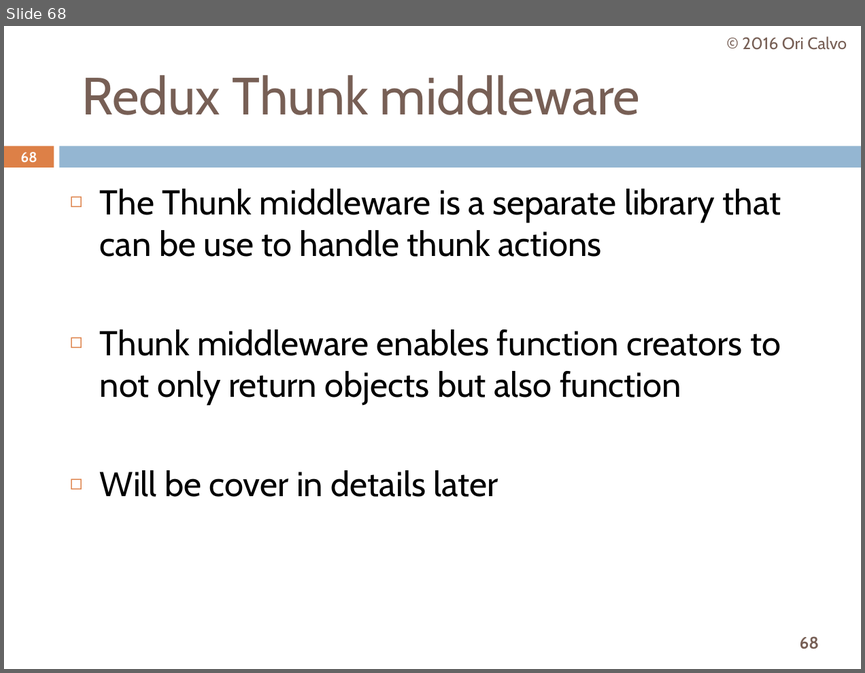
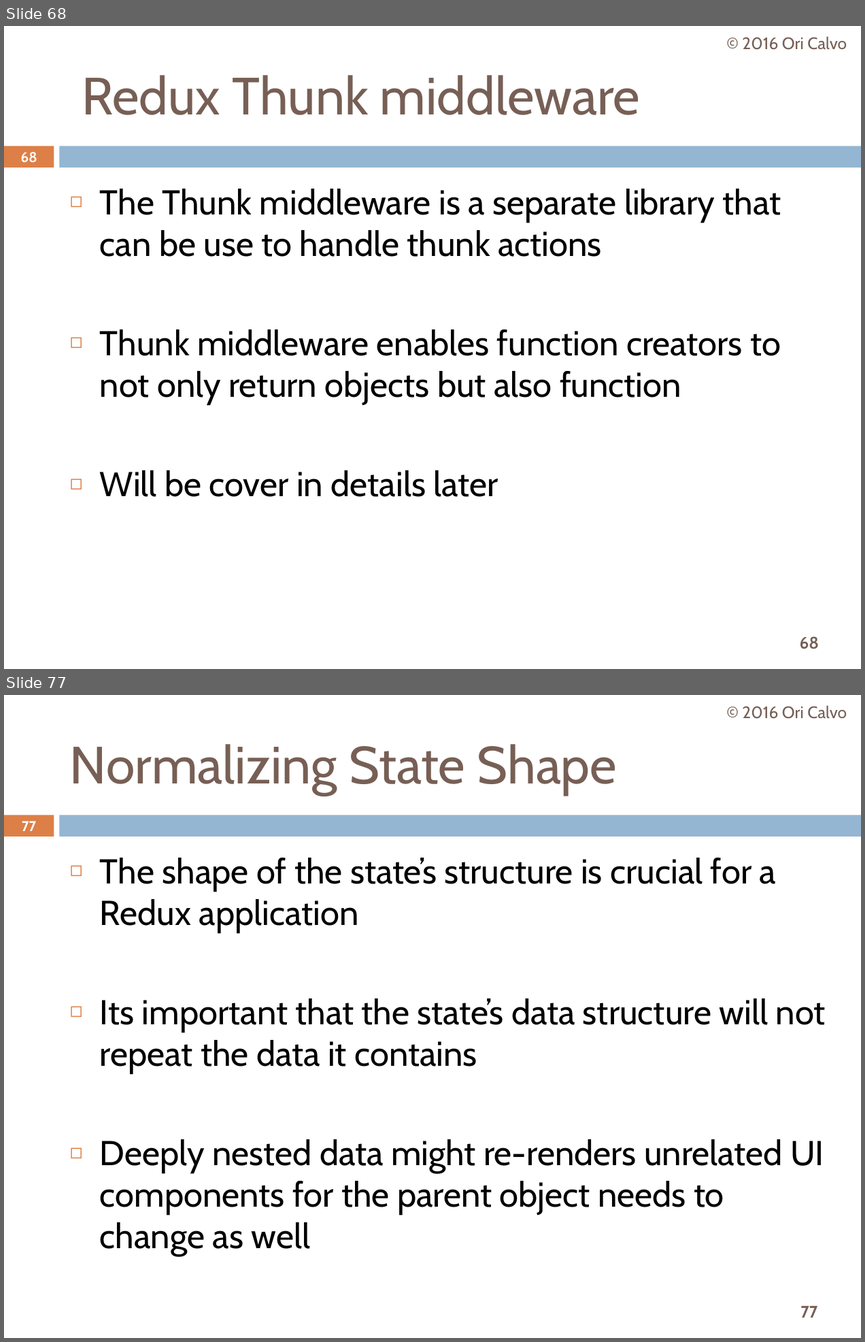
Before and after one commit to oricalvo/course-redux, a slide deck: Redux.pptx. Shown one above the other, each under a label of ours: slide 68 before the commit, slides 68 and 77 after it; the slides between them are not shown. The pictures are 865x673 and 865x1342 pixels, drawn with LibreOffice and Linux fonts; fonts in the diff are those of the drawing. Boxes give left, top, right and bottom in pixels: in the first picture for what was removed or moved away, otherwise in the second. Text is boxed around its words. In the diff, an @@ line names an element or a change of style, - is before the commit and + after.

```diff
--- a/Redux.pptx
+++ b/Redux.pptx
@@ slide 77 added at [4,695,861,1338], background #FFFFFF; not listed: 3 template elements that a slide beside it also shows @@
@@ text added at [742,705,847,719], 14 pt, text #775F55 @@
+© 2016 Ori Calvo
@@ title added at [70,744,617,795], 44 pt, text #775F55 @@
+Normalizing State Shape
@@ page number added at [22,821,36,831], 11.9 pt, text #FFFFFF, bold @@
+77
@@ text added at [100,858,825,1256], 29 pt, text #000000 @@
+◻ The shape of the state’s structure is crucial for a Redux application
+◻ Its important that the state’s data structure will not repeat the data it contains
+◻ Deeply nested data might re-renders unrelated UI components for the parent object needs to change as well
```
Also in this commit, not shown: 9 slides changed, 15 other slides added.
